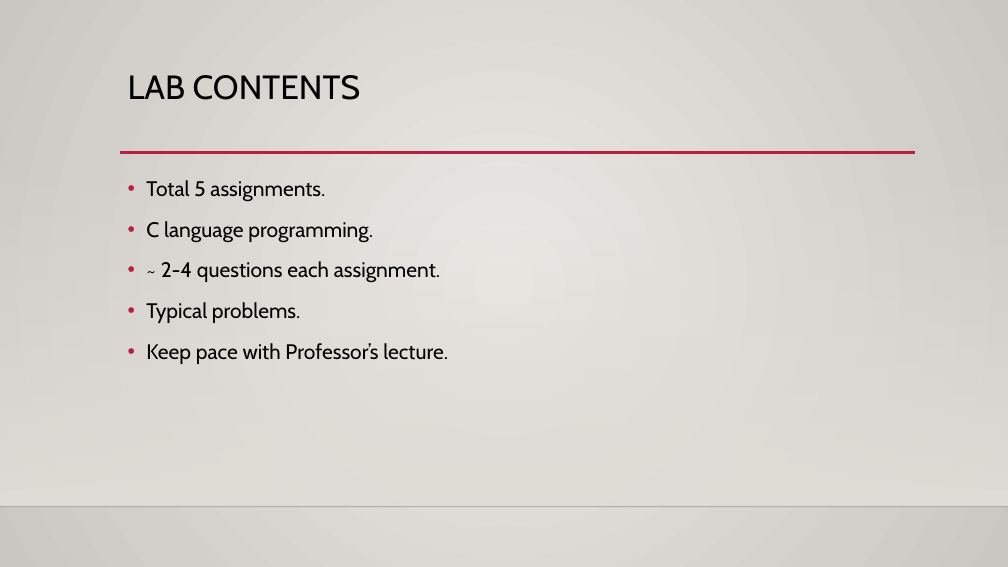
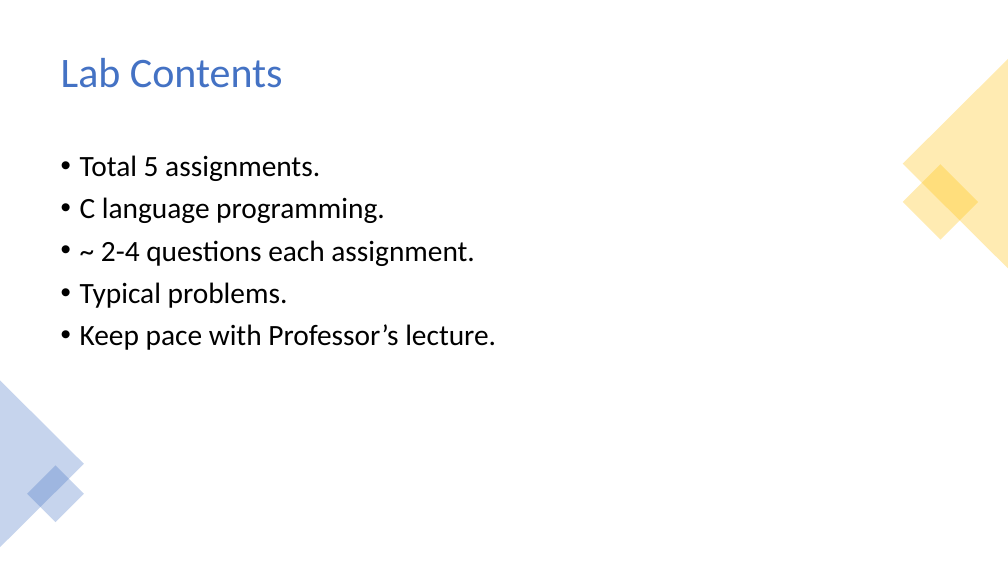
Before and after one commit to PRATHIKSHA1995/PRATHIKSHA1995.github.io, a slide deck: slide 3 of CSCE206/src/Lab Introduction.pptx. Drawn at 1008x567 pixels with LibreOffice and Linux fonts; fonts in the diff are those of the drawing; background and template pictures are left out. Boxes give left, top, right and bottom in pixels: in the first picture for what was removed or moved away, otherwise in the second. Text is boxed around its words. In the diff, an @@ line names an element or a change of style, - is before the commit and + after.

```diff
--- a/CSCE206/src/Lab Introduction.pptx
+++ b/CSCE206/src/Lab Introduction.pptx
@@ background gradient #ECEAE7 to #CAC7C1 to #FFFFFF @@
@@ title "Lab Contents" at box(61, 58, 283, 88): vertical alignment top to middle @@
@@ title at box(61, 58, 283, 88): text changed; size 32 to 40 pt; font Cabin to Calibri; text colour #000000 to #4472C4 @@
-LAB CONTENTS
+Lab Contents
@@ triangle added at box(903, 59, 1008, 268), fill #FFC000 at 30% opacity @@
@@ text "Total 5 assignments.": place and size @@
-text "Total 5 assignments." at box(146, 180, 448, 364)
+text "Total 5 assignments." at box(80, 155, 496, 350)
@@ text "Total 5 assignments." at box(80, 155, 496, 350): size 20 to 28 pt, font Cabin to Calibri; line spacing 1.2 to 0.9 @@
@@ rectangle removed at box(0, 167, 1008, 507) @@
@@ line removed from (120, 153) to (915, 153) @@
@@ rectangle added at box(903, 164, 979, 240), fill #FFC000 at 30% opacity @@
@@ triangle added at box(0, 380, 84, 547), fill #4472C4 at 30% opacity @@
@@ rectangle added at box(27, 465, 84, 522), fill #4472C4 at 30% opacity @@
@@ line removed from (0, 507) to (1008, 507) @@
```
Also in this commit, not shown: 7 other slides changed, 1 slide added, 1 other file.
